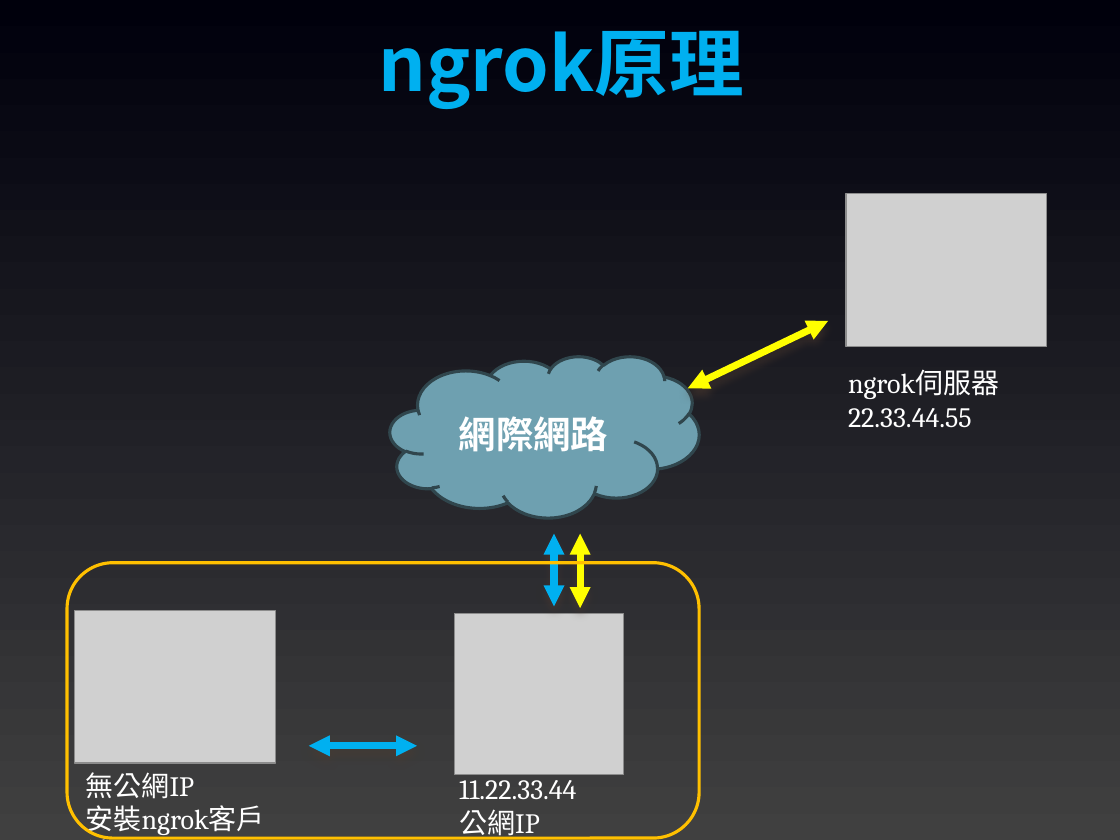
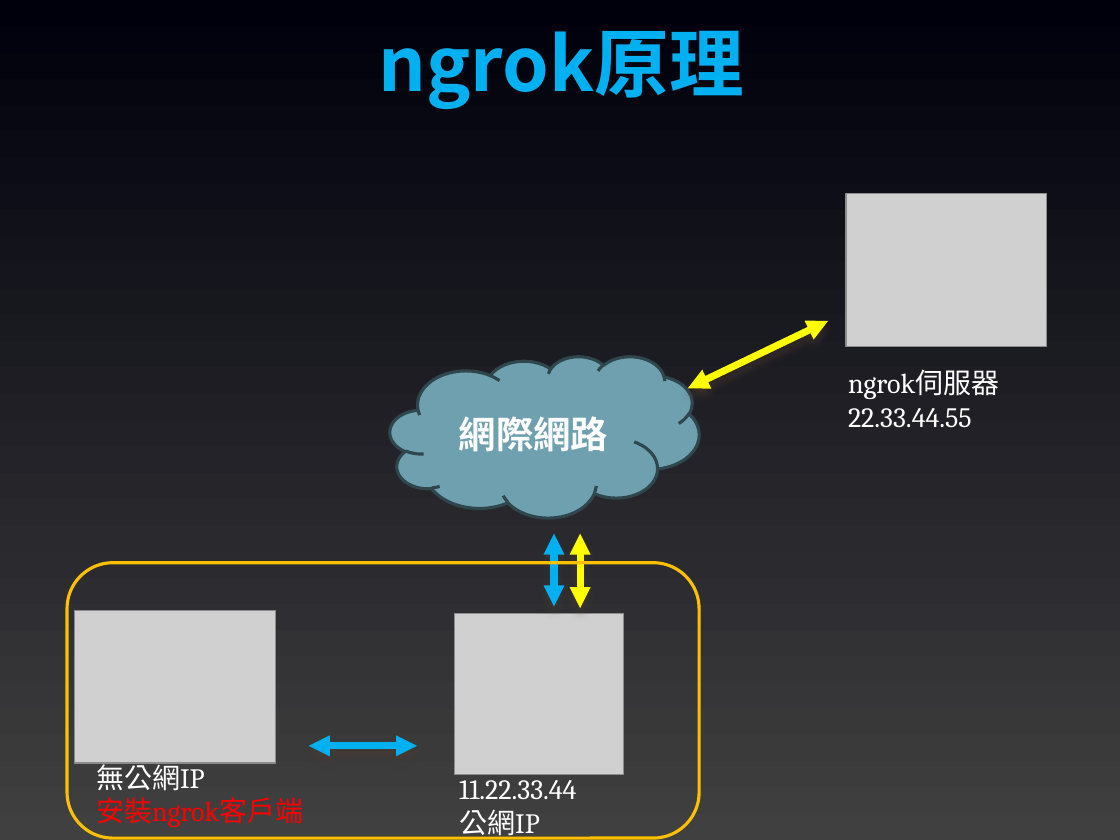
Before and after one commit to joshhu/sculinebot2024, a slide deck: slide 24 of Slides/04. ngrok、docker及OpenAI.pptx (slide 23 before the commit). Drawn at 1120x840 pixels with LibreOffice and Linux fonts; fonts in the diff are those of the drawing; grey boxes stand for pictures. Boxes give left, top, right and bottom in pixels: in the first picture for what was removed or moved away, otherwise in the second. Text is boxed around its words. In the diff, an @@ line names an element or a change of style, - is before the commit and + after.

```diff
--- a/Slides/04. ngrok、docker及OpenAI.pptx
+++ b/Slides/04. ngrok、docker及OpenAI.pptx
@@ text "無公網IP": place and size @@
-text "無公網IP" at (86, 772, 265, 837)
+text "無公網IP" at (96, 760, 303, 827)
@@ text at (96, 797, 303, 827): text colour #FFFFFF to #FF0000 in "安裝ngrok客戶端" @@
```
Also in this commit, not shown: 7 other slides changed, 2 slides added, 2 other files.
